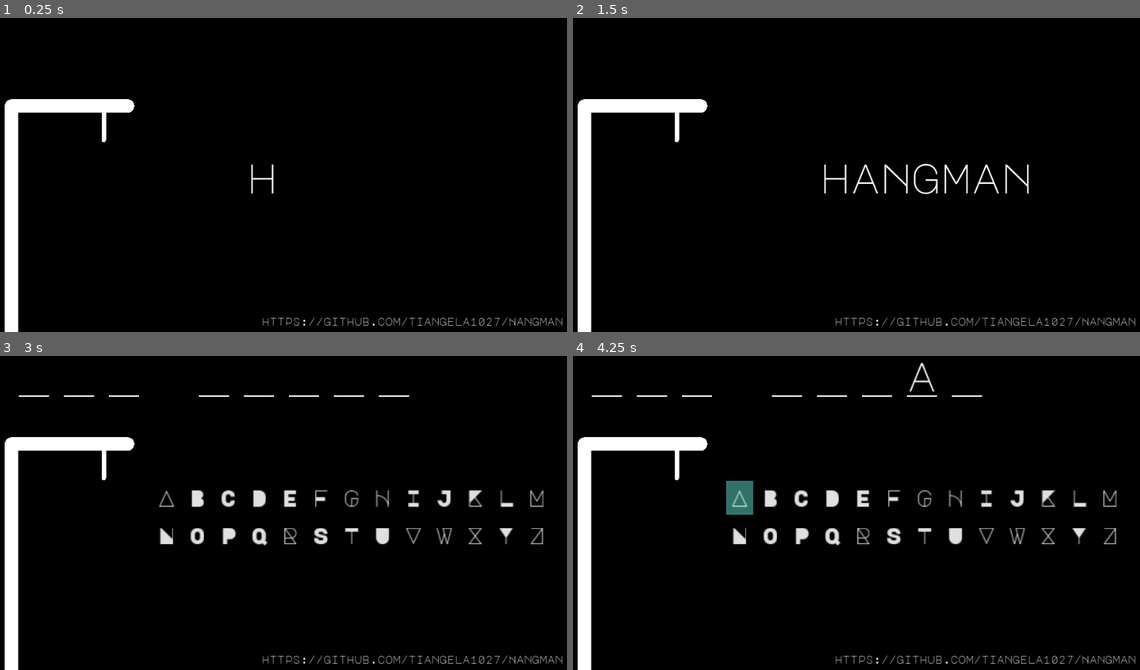
Above: before the commit, frames 1-4 (two rows, left to right).
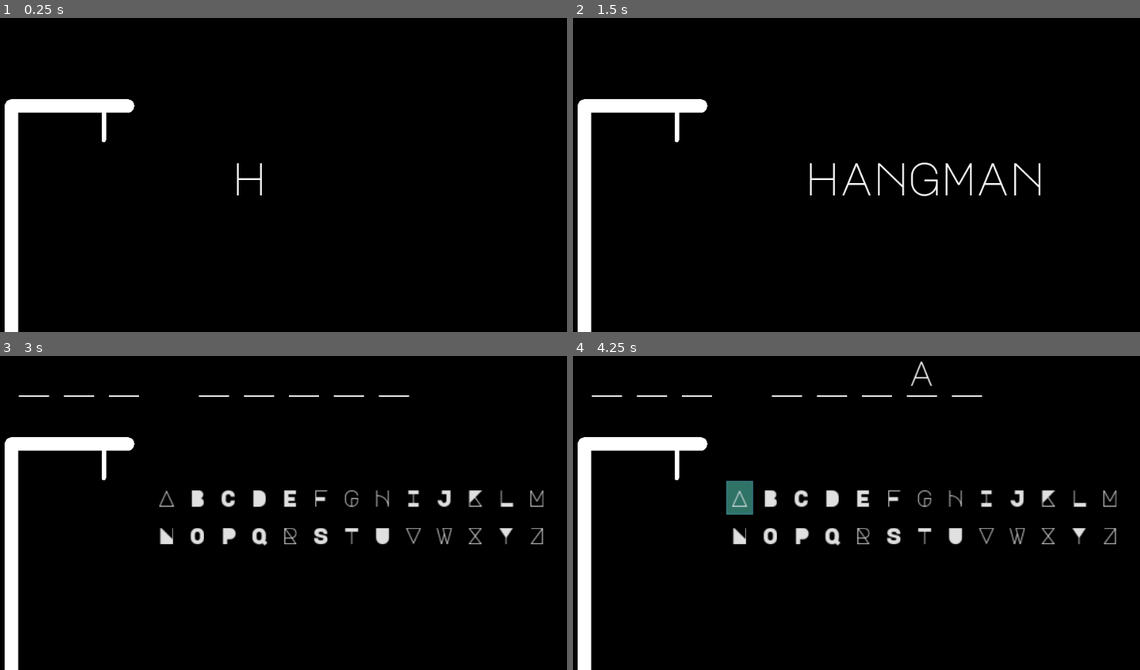
Above: after the commit, the same moments.

Repository: krosze/Hangman
Game: Godot game, scene res://scenes/main.tscn
Same seed, same stepped clock (60 frames per second), same inputs: the game is played once before the commit and once after it.
Inputs:
- Up to frame 1 (0.25 s): no input
- Up to frame 2 (1.5 s): tap Enter at 1.25 s
- Up to frame 3 (3 s): tap Space at 2 s; tap Enter at 2.75 s
- Up to frame 4 (4.25 s): click "A" at 3.5 s

The runs differ from the first frame. In frame 1, 0.7% of the frame differs, in the area x 41-100%, y 46-99%; in frame 2, 2.0%, in the area x 41-100%, y 45-99%; in frame 3, 0.5%; in frame 4, 0.6%.

Commit message:
updated version
- fixed (hopefully) all bugs
- added sound
- image credit goes to spiral_geass (https://www.deviantart.com/spiralgeass/art/Mayoi-Hachikuji-349269563)

Diff:
--- a/scenes/game.tscn
+++ b/scenes/game.tscn
@@ -1,9 +1,10 @@
-[gd_scene load_steps=5 format=2]
+[gd_scene load_steps=6 format=2]
 
 [ext_resource path="res://scenes/game.gd" type="Script" id=1]
 [ext_resource path="res://scenes/word.gd" type="Script" id=2]
-[ext_resource path="res://scenes/menu.tscn" type="PackedScene" id=3]
-[ext_resource path="res://scenes/person.tscn" type="PackedScene" id=4]
+[ext_resource path="res://assets/sounds/click.wav" type="AudioStream" id=3]
+[ext_resource path="res://scenes/menu.tscn" type="PackedScene" id=4]
+[ext_resource path="res://scenes/person.tscn" type="PackedScene" id=5]
 
 [node name="interactive" type="Node2D"]
 
@@ -19,7 +20,16 @@
 
 position = Vector2( 104.633, 112.391 )
 
-[node name="alphabet" parent="." index="1" instance=ExtResource( 3 )]
+[node name="click" type="AudioStreamPlayer" parent="word" index="1"]
+
+stream = ExtResource( 3 )
+volume_db = 0.0
+pitch_scale = 1.0
+autoplay = false
+mix_target = 0
+bus = "Master"
+
+[node name="alphabet" parent="." index="1" instance=ExtResource( 4 )]
 
 editor/display_folded = true
 margin_left = 314.0
--- a/scenes/main.tscn
+++ b/scenes/main.tscn
@@ -1,12 +1,15 @@
-[gd_scene load_steps=8 format=2]
+[gd_scene load_steps=11 format=2]
 
 [ext_resource path="res://scripts/main.gd" type="Script" id=1]
 [ext_resource path="res://scenes/game.tscn" type="PackedScene" id=2]
 [ext_resource path="res://assets/fonts/MajorMonoDisplay-Regular.ttf" type="DynamicFontData" id=3]
+[ext_resource path="res://assets/fonts/DeliusUnicase-Regular.ttf" type="DynamicFontData" id=4]
+[ext_resource path="res://assets/sounds/ding.wav" type="AudioStream" id=5]
+[ext_resource path="res://assets/images/mayoi_spiralgeass.png" type="Texture" id=6]
 
 [sub_resource type="DynamicFont" id=1]
 
-size = 64
+size = 72
 use_mipmaps = false
 use_filter = true
 font_data = ExtResource( 3 )
@@ -41,13 +44,13 @@
 
 [sub_resource type="DynamicFont" id=4]
 
-size = 16
+size = 14
 use_mipmaps = true
 use_filter = true
-font_data = ExtResource( 3 )
+font_data = ExtResource( 4 )
 _sections_unfolded = [ "Font", "Settings" ]
 
-[node name="ui" type="CanvasLayer" index="0"]
+[node name="ui" type="CanvasLayer"]
 
 layer = 0
 offset = Vector2( 0, 0 )
@@ -74,6 +77,10 @@
 
 [node name="game" parent="." index="1" instance=ExtResource( 2 )]
 
+[node name="word" parent="game" index="0"]
+
+input = ""
+
 [node name="label" type="Label" parent="." index="2"]
 
 pause_mode = 2
@@ -81,9 +88,9 @@
 anchor_top = 0.0
 anchor_right = 0.0
 anchor_bottom = 0.0
-margin_left = 348.0
+margin_left = 331.0
 margin_top = 194.0
-margin_right = 901.0
+margin_right = 914.0
 margin_bottom = 404.0
 rect_pivot_offset = Vector2( 0, 0 )
 rect_clip_content = false
@@ -130,6 +137,7 @@
 
 [node name="play_button" type="Button" parent="." index="6"]
 
+visible = false
 anchor_left = 0.0
 anchor_top = 0.0
 anchor_right = 0.0
@@ -162,10 +170,10 @@
 anchor_top = 0.0
 anchor_right = 0.0
 anchor_bottom = 0.0
-margin_left = 483.0
-margin_top = 515.0
-margin_right = 951.0
-margin_bottom = 532.0
+margin_left = 587.0
+margin_top = 516.0
+margin_right = 954.0
+margin_bottom = 537.0
 rect_pivot_offset = Vector2( 0, 0 )
 rect_clip_content = false
 mouse_filter = 2
@@ -181,6 +189,43 @@
 max_lines_visible = -1
 _sections_unfolded = [ "custom_colors", "custom_constants", "custom_fonts" ]
 
+[node name="start_sound" type="AudioStreamPlayer" parent="." index="8"]
+
+stream = ExtResource( 5 )
+volume_db = 0.0
+pitch_scale = 1.0
+autoplay = false
+mix_target = 0
+bus = "Master"
+
+[node name="mayoi" type="TextureRect" parent="." index="9"]
+
+visible = false
+anchor_left = 0.0
+anchor_top = 0.0
+anchor_right = 0.0
+anchor_bottom = 0.0
+margin_top = 296.0
+margin_right = 900.0
+margin_bottom = 1123.0
+rect_scale = Vector2( 0.3, 0.3 )
+rect_pivot_offset = Vector2( 0, 0 )
+rect_clip_content = false
+mouse_filter = 1
+mouse_default_cursor_shape = 0
+size_flags_horizontal = 1
+size_flags_vertical = 1
+texture = ExtResource( 6 )
+stretch_mode = 0
+_sections_unfolded = [ "Focus", "Rect", "Visibility" ]
+
+[node name="mayoi_timer" type="Timer" parent="mayoi" index="0"]
+
+process_mode = 1
+wait_time = 3.0
+one_shot = true
+autostart = false
+
 [connection signal="start_over" from="." to="game" method="_on_ui_start_over"]
 
 [connection signal="start_over" from="." to="game" method="_on_game_reset"]
@@ -189,8 +234,17 @@
 
 [connection signal="win" from="game" to="." method="_on_game_win"]
 
+[connection signal="mayoi" from="game/word" to="." method="_on_word_mayoi"]
+
+[connection signal="animation_finished" from="anim" to="." method="_on_anim_animation_finished"]
+
 [connection signal="timeout" from="start_timer" to="." method="_on_start_timer_timeout"]
 
 [connection signal="timeout" from="end_timer" to="." method="_on_end_timer_timeout"]
 
 [connection signal="pressed" from="play_button" to="." method="_on_play_button_down"]
+
+[connection signal="timeout" from="mayoi/mayoi_timer" to="." method="_on_mayoi_timer_timeout"]
+
+
+[editable path="game"]
--- a/scenes/space.tscn
+++ b/scenes/space.tscn
@@ -4,13 +4,13 @@
 
 [sub_resource type="DynamicFont" id=1]
 
-size = 64
+size = 54
 use_mipmaps = false
 use_filter = true
 font_data = ExtResource( 1 )
 _sections_unfolded = [ "Font", "Settings" ]
 
-[node name="space" type="Node2D"]
+[node name="space" type="Node2D" index="0"]
 
 [node name="line" type="Line2D" parent="." index="0"]
 
@@ -22,15 +22,15 @@
 round_precision = 8
 _sections_unfolded = [ "Visibility" ]
 
-[node name="text" type="Label" parent="." index="1"]
+[node name="letter" type="Label" parent="." index="1"]
 
 anchor_left = 0.0
 anchor_top = 0.0
 anchor_right = 0.0
 anchor_bottom = 0.0
 margin_top = -64.0
-margin_right = 61.0
-margin_bottom = -4.0
+margin_right = 47.0
+margin_bottom = 1.0
 rect_pivot_offset = Vector2( 0, 0 )
 rect_clip_content = false
 mouse_filter = 2
@@ -38,6 +38,7 @@
 size_flags_horizontal = 1
 size_flags_vertical = 4
 custom_fonts/font = SubResource( 1 )
+align = 1
 percent_visible = 1.0
 lines_skipped = 0
 max_lines_visible = -1
--- a/scenes/word.gd
+++ b/scenes/word.gd
@@ -5,21 +5,25 @@
 
 var arr_labels = []
 var alpha = []
-var words = ["i am happy", "devilman", "bubble tea", "noodles", "danganronpa", "apple pie", "zetsubou", "godot", "ice cream", "lostboycrow"]
+var arr_spaces = []
+var words = ["mango", "code", "bubble tea", "noodles", "kamimashita", "apple pie", "candy", "godot", "ice cream", "apple pie"]
 
 var length
 var temp
 
 signal notthere
 signal goodjob
+signal mayoi
 
 func _ready():
 	randomize()
 
 	#temp = str(input)
-	temp = words[randi() % words.size()]
+	input = words[randi() % words.size()]
+	temp = input
+	arr_labels.clear()
 	alpha.clear()
-	arr_labels.clear()
+	arr_spaces.clear()
 
 	temp = temp.replace(" ", "/")
 
@@ -35,9 +39,10 @@
 
 	for i in temp:
 		var space = line.instance()
+		arr_spaces.append(space)
 		space.position = pos
 		space.translate(Vector2(70 * counter, 0))
-		var lab = space.get_node("text")
+		var lab = space.get_node("letter")
 		if i != "/":
 			arr_labels.append(lab)
 		elif i == "/":
@@ -54,6 +59,8 @@
 
 func handle_string(s):
 	var pos = temp.find(s)
+
+	$click.play()
 
 	if pos != -1:
 		for i in range(pos, length):
@@ -76,9 +83,12 @@
 			slash_counter = slash_counter + 1
 	if slash_counter == length:
 		emit_signal("goodjob")
+		if input == "kamimashita":
+			emit_signal("mayoi")
 
 
 func _on_game_reset():
-	for i in range(arr_labels.size()):
-		arr_labels[i].text = ""
+	for i in range(arr_spaces.size()):
+		arr_spaces[i].get_node("letter").queue_free()
+		arr_spaces[i].get_node("line").queue_free()
 	_ready()
--- a/scripts/main.gd
+++ b/scripts/main.gd
@@ -4,6 +4,7 @@
 # var a = 2
 # var b = "textvar"
 var start
+var play_sound
 
 signal start_over
 
@@ -11,6 +12,7 @@
 	# Called when the node is added to the scene for the first time.
 	# Initialization here
 	start = true
+	play_sound = true
 	$play_button.hide()
 	$game/word.hide()
 	_on_game_start()
@@ -58,5 +60,21 @@
 
 func _on_play_button_down():
 	start = true
+	play_sound = true
 	emit_signal("start_over")
 	_ready()
+
+
+func _on_anim_animation_finished(anim_name):
+	if play_sound:
+		$start_sound.play()
+		play_sound = false
+
+
+func _on_word_mayoi():
+	$mayoi.visible = true
+	$mayoi/mayoi_timer.start()
+
+
+func _on_mayoi_timer_timeout():
+	$mayoi.visible = false
Binary file added: assets/images/mayoi_spiralgeass.png
Not shown, added: assets/images/mayoi_spiralgeass.png.import
Not shown, added: assets/sounds/click.wav.import
Not shown, added: assets/sounds/ding.wav.import
Not shown, added: assets/sounds/start.wav.import
Not shown: 1 places in scenes/game.tscn that only renumber resources
Not shown, added: assets/sounds/click.mp3
Not shown, added: assets/sounds/click.wav
Not shown, added: assets/sounds/ding.wav
Not shown, added: assets/sounds/start.wav
